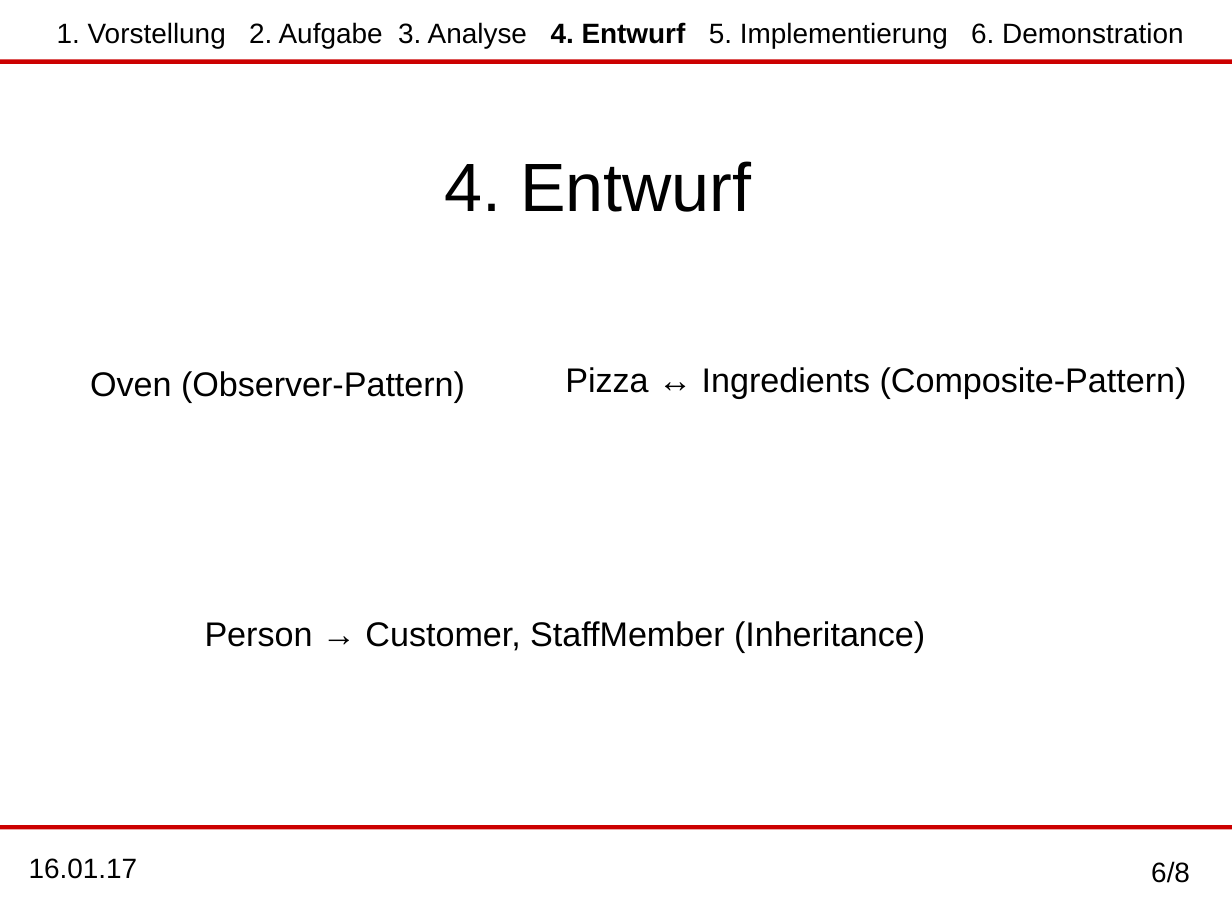
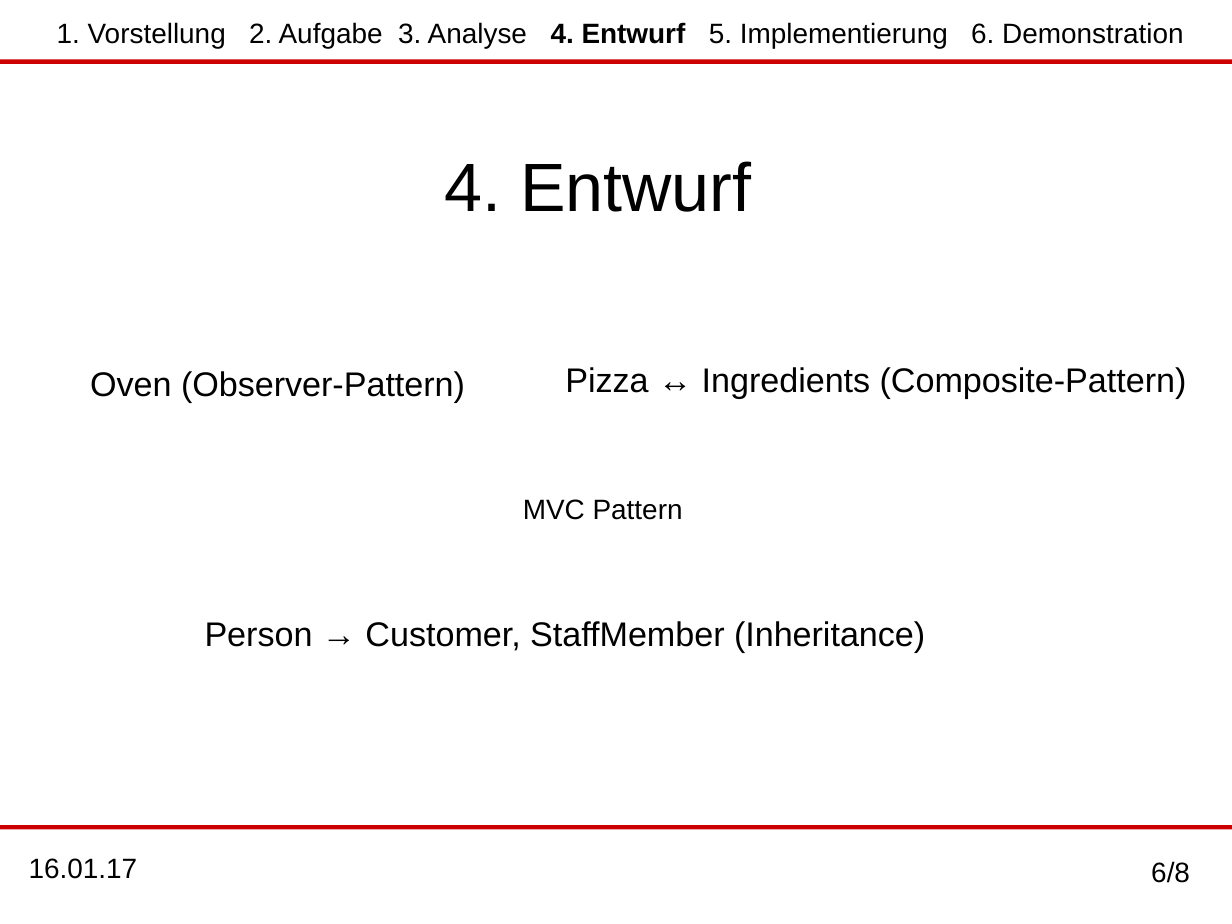
Before and after one commit to MaHusch/SWT-Project-Copy, a slide deck: slide 6 of organisation_final/Endpraesentation/End_praesentation.odp. Drawn at 1232x924 pixels with LibreOffice and Linux fonts; fonts in the diff are those of the drawing. Boxes give left, top, right and bottom in pixels: in the first picture for what was removed or moved away, otherwise in the second. Text is boxed around its words. In the diff, an @@ line names an element or a change of style, - is before the commit and + after.

```diff
--- a/organisation_final/Endpraesentation/End_praesentation.odp
+++ b/organisation_final/Endpraesentation/End_praesentation.odp
@@ text added at [523,499,683,520], 18 pt, text #000000 @@
+MVC Pattern
```
Also in this commit, not shown: 1 other file.
